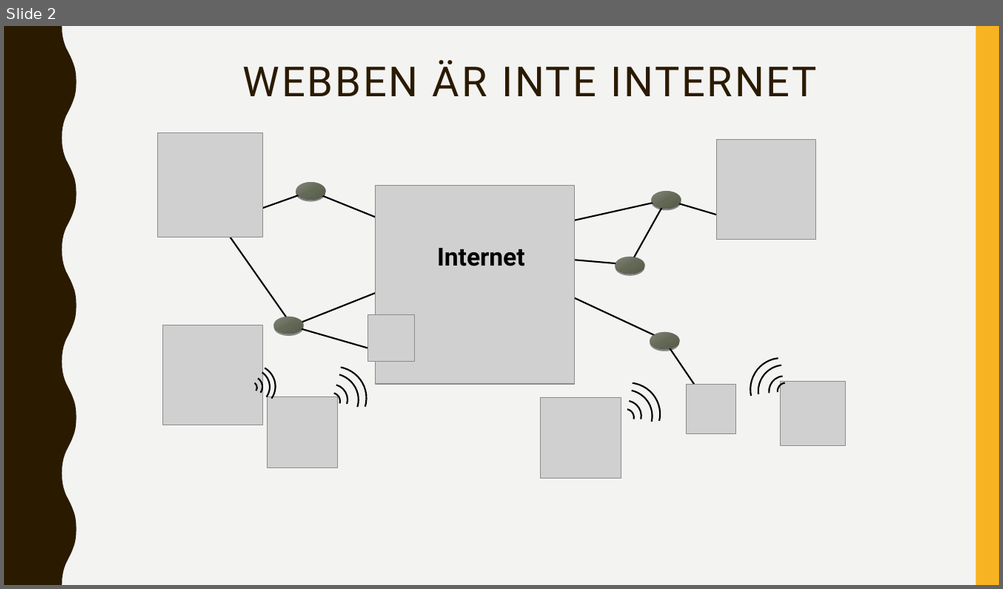
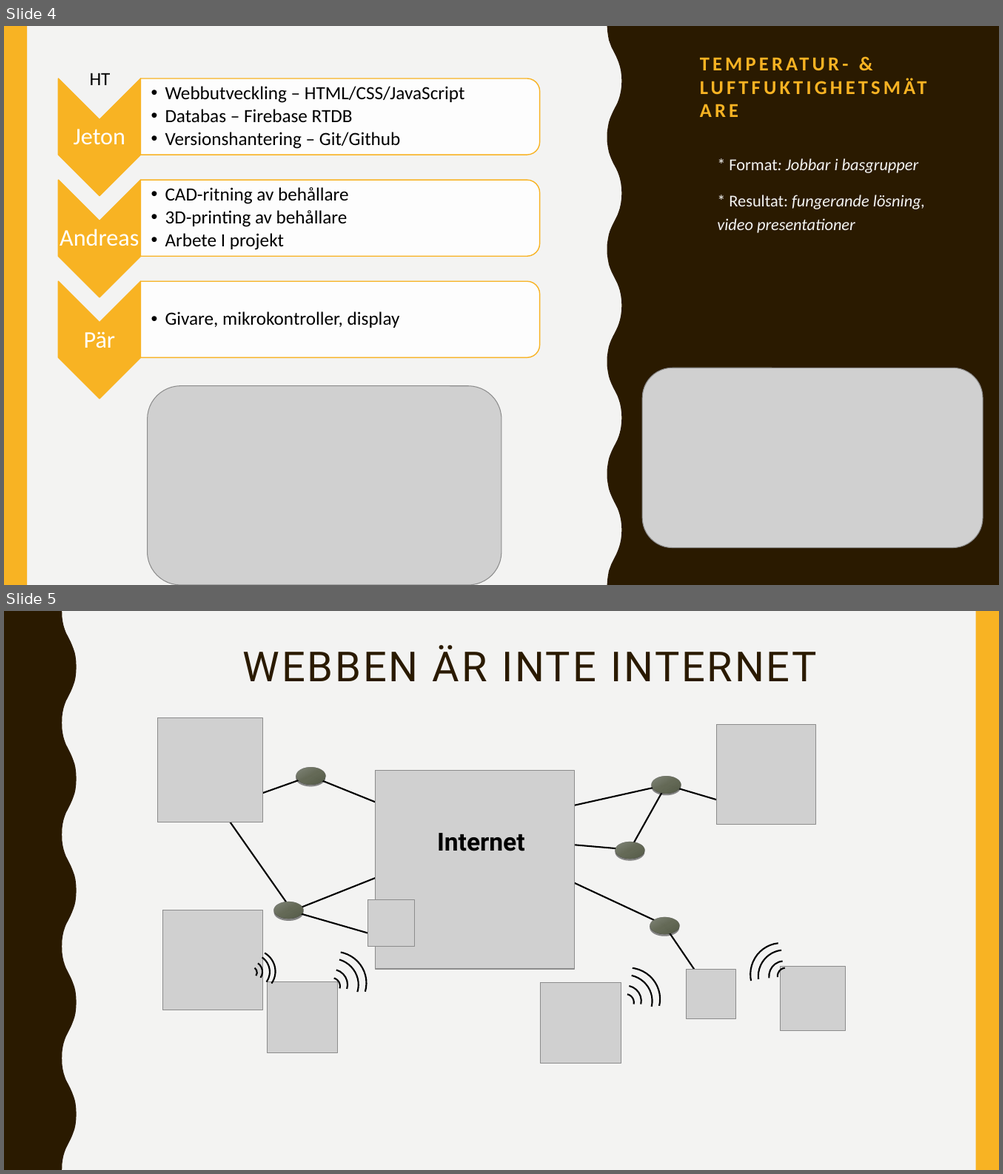
Before and after one commit to abbjetmus/programmering, a slide deck: Webben.pptx. Shown one above the other, each under a label of ours: slide 2 before the commit, slides 4 and 5 after it. The pictures are 1003x589 and 1003x1174 pixels, drawn with LibreOffice and Linux fonts; fonts in the diff are those of the drawing; grey boxes stand for pictures. Boxes give left, top, right and bottom in pixels: in the first picture for what was removed or moved away, otherwise in the second. Text is boxed around its words. In the diff, an @@ line names an element or a change of style, - is before the commit and + after.

```diff
--- a/Webben.pptx
+++ b/Webben.pptx
@@ slide 4 added at (4, 26, 999, 585), background #F3F3F2 @@
@@ rectangle added at (4, 26, 27, 585), fill #F8B323 @@
@@ freeform shape added at (607, 26, 999, 585), fill #2A1A00 @@
@@ title added at (692, 31, 944, 125), 19 pt, text #F8B323, bold @@
+TEMPERATUR- & LUFTFUKTIGHETSMÄTARE
@@ text added at (90, 73, 111, 85), 18 pt, text #000000 @@
+HT
@@ text added at (717, 158, 925, 233), 16 pt, text #F3F3F2, italic @@
+• * Format: Jobbar i basgrupper
+• * Resultat: fungerande lösning, video presentationer
@@ group added at (58, 79, 539, 399): 6 texts, 3 chevrons, 3 round same rects @@
+Jeton
+  • Webbutveckling – HTML/CSS/JavaScript
+  • Databas – Firebase RTDB
+  • Versionshantering – Git/Github
+Andreas
+  • CAD-ritning av behållare
+  • 3D-printing av behållare
+  • Arbete I projekt
+Pär
+  • Givare, mikrokontroller, display
@@ picture added at (642, 369, 982, 548) @@
@@ picture added at (148, 386, 502, 585) @@
@@ what was slide 2 is now slide 5 @@
```
Also in this commit, not shown: 1 slide changed, 5 other slides added, 2 other files.
